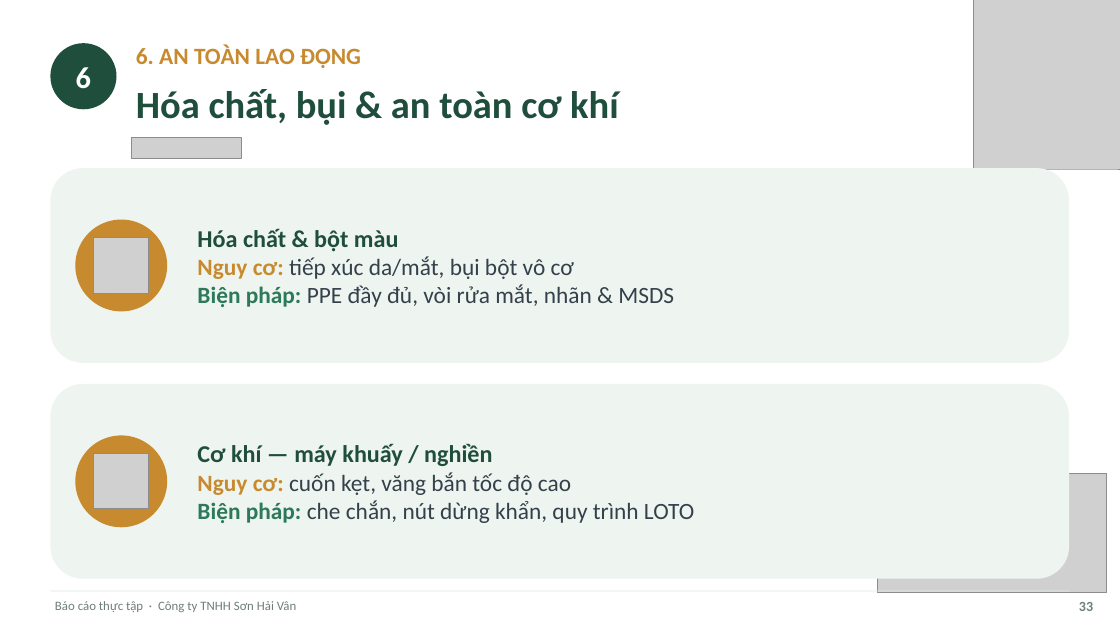
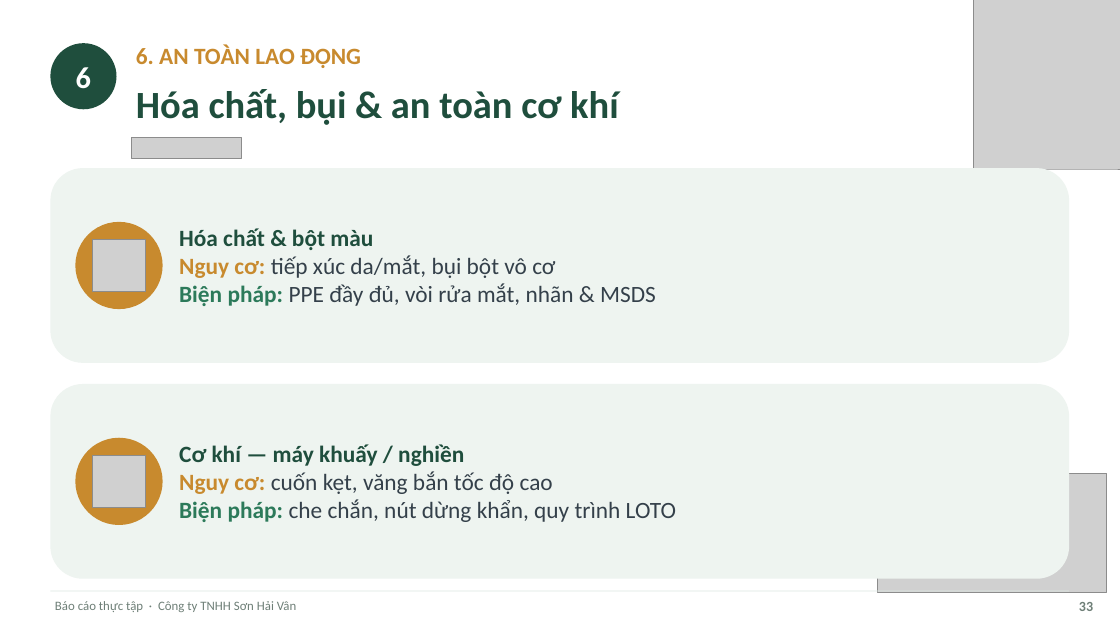
Before and after one commit to tranconcoder/pubic-resources, a slide deck: slide 33 of SuHeo/Báo cáo thực tập - Sơn Hải Vân.pptx. Drawn at 1120x630 pixels with LibreOffice and Linux fonts; fonts in the diff are those of the drawing; grey boxes stand for pictures. Boxes give left, top, right and bottom in pixels: in the first picture for what was removed or moved away, otherwise in the second. Text is boxed around its words. In the diff, an @@ line names an element or a change of style, - is before the commit and + after.

```diff
--- a/SuHeo/Báo cáo thực tập - Sơn Hải Vân.pptx
+++ b/SuHeo/Báo cáo thực tập - Sơn Hải Vân.pptx
@@ text "Hóa chất & bột màu" moved from (x1=197, y1=229, x2=674, y2=307) to (x1=179, y1=228, x2=656, y2=306) @@
@@ ellipse resized from (x1=76, y1=219, x2=167, y2=311) to (x1=76, y1=222, x2=163, y2=309) @@
@@ picture moved from (x1=94, y1=238, x2=150, y2=293) to (x1=92, y1=239, x2=145, y2=292) @@
@@ text at (x1=179, y1=228, x2=373, y2=250): size 20.8 to 20 pt in "Hóa chất & bột màu" @@
@@ text "Cơ khí — máy khuấy ..." moved from (x1=197, y1=444, x2=694, y2=523) to (x1=179, y1=444, x2=676, y2=522) @@
@@ ellipse resized from (x1=76, y1=435, x2=167, y2=527) to (x1=76, y1=438, x2=163, y2=525) @@
@@ text at (x1=179, y1=444, x2=464, y2=466): size 20.8 to 20 pt in "Cơ khí — máy khuấy / nghiền" @@
@@ picture moved from (x1=94, y1=454, x2=150, y2=509) to (x1=92, y1=455, x2=145, y2=507) @@
```
Also in this commit, not shown: 3 other slides changed, 1 other file.
